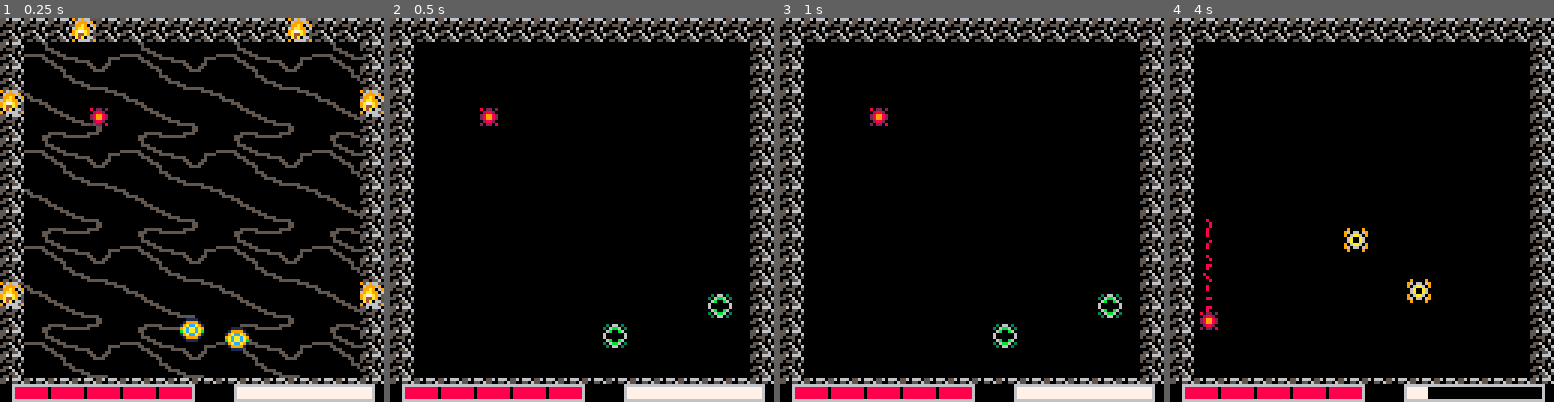
Above: before the commit, frames 1-4 (left to right).
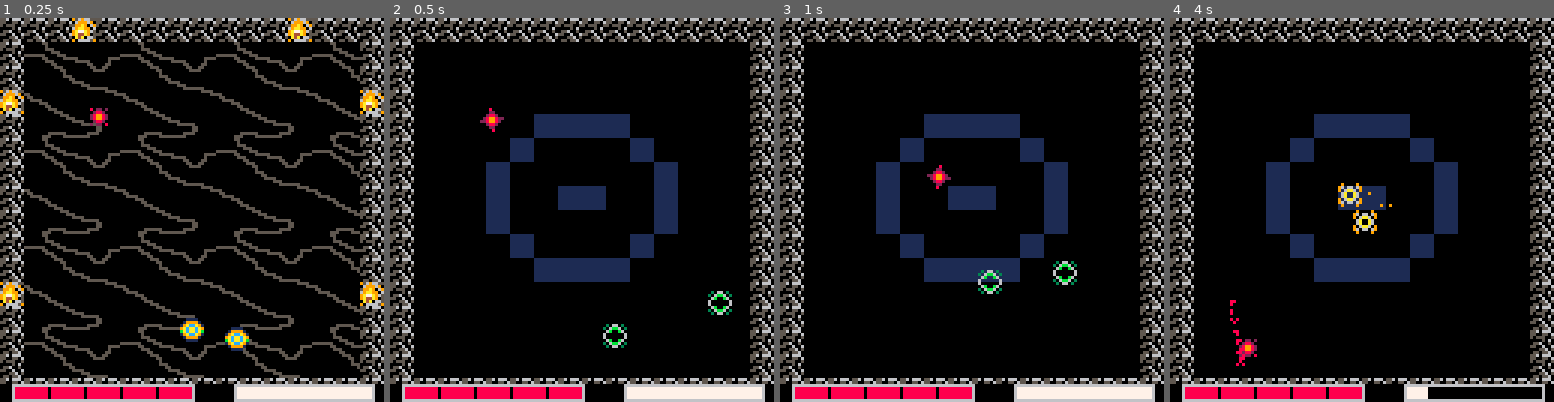
Above: after the commit, the same moments.

Repository: Nakeeb0/NAHL
Game: PICO-8 cartridge nahl.p8
The game is run twice, just before and just after one commit, with the same random seed, the same clock (stepped at 60 frames per second) and the same inputs.
Inputs:
- Up to frame 1 (0.25 s): no input
- Up to frame 2 (0.5 s): tap X (X key) at 0.33 s
- Up to frame 3 (1 s): tap O (Z key) at 0.7 s
- Up to frame 4 (4 s): tap X (X key) at 1.07, 1.85, 2.97 s; hold Right 1.6-2.1 s; tap O (Z key) every 0.4 s from 1.7 to 3.7 s; hold Up 2.15-2.42 s; hold Right 2.47-3.03 s; hold Left 3.08-3.58 s; hold Down 3.63-3.97 s

Frame 1 is identical in both runs. In frame 2, 8.3% of the frame differs, in the area x 23-90%, y 23-79%; in frame 3, 8.8%; in frame 4, 9.1%, in the area x 7-75%, y 25-91%.

Commit message:
moved actor table initialization to init() and added black hole effect

Diff:
--- a/actor.lua
+++ b/actor.lua
@@ -1,4 +1,3 @@
-actor = {}
 next_actor_id = 1
 function rng(l, r)
 	return rnd(r - l + 1) + l
@@ -188,7 +187,6 @@
 	resolve_damage(a, b, mag_a, mag_b)
 end
 function move_actor(a)
-	--a.vel += (vec2d.new(80-a.pos.x, 80-a.pos.y):normalize()*0.05) -- experimenting with a "black hole" at the center
 	if a.vel:magnitude() > a.max_velocity then
 		a.vel = a.vel:normalize() * a.max_velocity
 	end
--- a/arenas.lua
+++ b/arenas.lua
@@ -1,8 +1,11 @@
 function blackhole_update()
-	if #enemies < 2 then
-		local a = dasher_ai.new(roll_xy())
-		a:dash_in(100)
-	end
+    for act in all(actor) do
+        act.vel += (vec2d.new(64+arenax-act.pos.x, 64+arenay-act.pos.y):normalize()*0.05) -- black hole effect
+    end
+    if #enemies < 2 then
+        local a = dasher_ai.new(roll_xy())
+        a:dash_in(100)
+    end
 end
 
 function default_update()
@@ -31,8 +34,8 @@
         update = default_update,
     },
     ["blackhole"] = {
-        x = 44,
-        y = 48,
+        x = 16,
+        y = 0,
         update = blackhole_update,
     },
 }
@@ -45,8 +48,8 @@
     player.pos.y = 32 + arenay
     for ai in all(enemies) do
         del(actor, ai)
-		del(enemies, ai)
     end
+    enemies = {}
 
 end
 
--- a/nahl.lua
+++ b/nahl.lua
@@ -23,6 +23,7 @@
 	asdf = 5
 
 	enemies = {}
+	actor = {}
 	player = make_actor(17, 32+arenax, 32+arenay)
 	player.w = 3
 	player.h = 3
--- a/nahl.p8
+++ b/nahl.p8
@@ -1,7 +1,7 @@
 pico-8 cartridge // http://www.pico-8.com
 version 41
 __lua__
-#include arenas.lua
+#include nahl.lua
 #include vec2d.lua
 #include collision.lua
 #include draw.lua
@@ -10,89 +10,9 @@
 #include stages.lua
 #include player.lua
 #include scheduler.lua
-#include nahl.lua
+#include arenas.lua
 #include particles.lua
 #include powerups.lua
-…(80 lines of a section not shown)…
 
 
 
@@ -277,27 +197,27 @@
 0080800000000080000000000000000000000000000000000000000000000000000000000000000000000000000000000000000000000000000000000000000000000000000000000000000000000000000000000000000000000000000000000000000000000000000000000000000000000000000000000000000000000000
 0000000000000000000000000000000000000000000000000000000000000000000000000000000000000000000000000000000000000000000000000000000000000000000000000000000000000000000000000000000000000000000000000000000000000000000000000000000000000000000000000000000000000000
 __map__
-0101010201010101010101010201010100000000000000000000000000000000000000000000000000000000010000000000000000000000000000000000000000000000000000000000000000000000000000000000000000000000000000000000000000000000000000000000000000000000000000000000000000000000
-010b0c0d0e0b0c0d0e0b0c0d0e0b0c0100000000000000000000000000000000000000000000000000000000000000000000000000000000000000000000000000000000000000000000000000000000000000000000000000000000000000000000000000000000000000000000000000000000000000000000000000000000
-011b1c1d1e1b1c1d1e1b1c1d1e1b1c0100000000000000000000000000000000000000000000000000000000000000000000000000000000000000000000000000000000000000000000000000000000000000000000000000000000000000000000000000000000000000000000000000000000000000000000000000000000
-022b2c2d2e2b2c2d2e2b2c2d2e2b2c0200000000000000000000000000000000000000000000000000000000000000000000000000000000000000000000000000000000000000000000000000000000000000000000000000000000000000000000000000000000000000000000000000000000000000000000000000000000
-013b3c3d3e3b3c3d3e3b3c3d3e3b3c0100000000000000000000000000000000000000000000000000000000000000000000000000000000000000000000000000000000000000000000000000000000000000000000000000000000000000000000000000000000000000000000000000000000000000000000000000000000
-010b0c0d0e0b0c0d0e0b0c0d0e0b0c0100000000000000000000000000000000000000000000000000000000000000000000000000000000000000000000000000000000000000000000000000000000000000000000000000000000000000000000000000000000000000000000000000000000000000000000000000000000
-011b1c1d1e1b1c1d1e1b1c1d1e1b1c0100000000000000000000000000000000000000000000000000000000000000000000000000000000000000000000000000000000000000000000000000000000000000000000000000000000000000000000000000000000000000000000000000000000000000000000000000000000
-012b2c2d2e2b2c2d2e2b2c2d2e2b2c0100000000000000000000000000000000000000000000000000000000000000000000000000000000000000000000000000000000000000000000000000000000000000000000000000000000000000000000000000000000000000000000000000000000000000000000000000000000
-013b3c3d3e3b3c3d3e3b3c3d3e3b3c0100000000000000000000000000000000000000000000000000000000000000000000000000000000000000000000000000000000000000000000000000000000000000000000000000000000000000000000000000000000000000000000000000000000000000000000000000000000
-010b0c0d0e0b0c0d0e0b0c0d0e0b0c0100000000000000000000000000000000000000000000000000000000000000000000000000000000000000000000000000000000000000000000000000000000000000000000000000000000000000000000000000000000000000000000000000000000000000000000000000000000
-011b1c1d1e1b1c1d1e1b1c1d1e1b1c0100000000000000000000000000000000000000000000000000000000000000000000000000000000000000000000000000000000000000000000000000000000000000000000000000000000000000000000000000000000000000000000000000000000000000000000000000000000
-022b2c2d2e2b2c2d2e2b2c2d2e2b2c0200000000000000000000000000000000000000000000000000000000000000000000000000000000000000000000000000000000000000000000000000000000000000000000000000000000000000000000000000000000000000000000000000000000000000000000000000000000
-013b3c3d3e3b3c3d3e3b3c3d3e3b3c0100000000000000000000000000000000000000000000000000000000000000000000000000000000000000000000000000000000000000000000000000000000000000000000000000000000000000000000000000000000000000000000000000000000000000000000000000000000
-010b0c0d0e0b0c0d0e0b0c0d0e0b0c0100000000000000000000000000000000000000000000000000000000000000000000000000000000000000000000000000000000000000000000000000000000000000000000000000000000000000000000000000000000000000000000000000000000000000000000000000000000
-011b1c1d1e1b1c1d1e1b1c1d1e1b1c0100000000000000000000000000000000000000000000000000000000000000000000000000000000000000000000000000000000000000000000000000000000000000000000000000000000000000000000000000000000000000000000000000000000000000000000000000000000
-0707070707070707070707070707070700000000000000000000000000000000000000000000000000000000000000000000000000000000000000000000000000000000000000000000000000000000000000000000000000000000000000000000000000000000000000000000000000000000000000000000000000000000
-…(8 lines of a section not shown)…
+0101010201010101010101010201010101010101010101010101010101010101000000000000000000000000000000000000000000000000000000000000000000000000000000000000000000000000000000000000000000000000000000000000000000000000000000000000000000000000000000000000000000000000
+010b0c0d0e0b0c0d0e0b0c0d0e0b0c0101000000000000000000000000000001000000000000000000000000000000000000000000000000000000000000000000000000000000000000000000000000000000000000000000000000000000000000000000000000000000000000000000000000000000000000000000000000
+011b1c1d1e1b1c1d1e1b1c1d1e1b1c0101000000000000000000000000000001000000000000000000000000000000000000000000000000000000000000000000000000000000000000000000000000000000000000000000000000000000000000000000000000000000000000000000000000000000000000000000000000
+022b2c2d2e2b2c2d2e2b2c2d2e2b2c0201000000000000000000000000000001000000000000000000000000000000000000000000000000000000000000000000000000000000000000000000000000000000000000000000000000000000000000000000000000000000000000000000000000000000000000000000000000
+013b3c3d3e3b3c3d3e3b3c3d3e3b3c0101000000000009090909000000000001000000000000000000000000000000000000000000000000000000000000000000000000000000000000000000000000000000000000000000000000000000000000000000000000000000000000000000000000000000000000000000000000
+010b0c0d0e0b0c0d0e0b0c0d0e0b0c0101000000000900000000090000000001000000000000000000000000000000000000000000000000000000000000000000000000000000000000000000000000000000000000000000000000000000000000000000000000000000000000000000000000000000000000000000000000
+011b1c1d1e1b1c1d1e1b1c1d1e1b1c0101000000090000000000000900000001000000000000000000000000000000000000000000000000000000000000000000000000000000000000000000000000000000000000000000000000000000000000000000000000000000000000000000000000000000000000000000000000
+012b2c2d2e2b2c2d2e2b2c2d2e2b2c0101000000090000090900000900000001000000000000000000000000000000000000000000000000000000000000000000000000000000000000000000000000000000000000000000000000000000000000000000000000000000000000000000000000000000000000000000000000
+013b3c3d3e3b3c3d3e3b3c3d3e3b3c0101000000090000000000000900000001000000000000000000000000000000000000000000000000000000000000000000000000000000000000000000000000000000000000000000000000000000000000000000000000000000000000000000000000000000000000000000000000
+010b0c0d0e0b0c0d0e0b0c0d0e0b0c0101000000000900000000090000000001000000000000000000000000000000000000000000000000000000000000000000000000000000000000000000000000000000000000000000000000000000000000000000000000000000000000000000000000000000000000000000000000
+011b1c1d1e1b1c1d1e1b1c1d1e1b1c0101000000000009090909000000000001000000000000000000000000000000000000000000000000000000000000000000000000000000000000000000000000000000000000000000000000000000000000000000000000000000000000000000000000000000000000000000000000
+022b2c2d2e2b2c2d2e2b2c2d2e2b2c0201000000000000000000000000000001000000000000000000000000000000000000000000000000000000000000000000000000000000000000000000000000000000000000000000000000000000000000000000000000000000000000000000000000000000000000000000000000
+013b3c3d3e3b3c3d3e3b3c3d3e3b3c0101000000000000000000000000000001000000000000000000000000000000000000000000000000000000000000000000000000000000000000000000000000000000000000000000000000000000000000000000000000000000000000000000000000000000000000000000000000
+010b0c0d0e0b0c0d0e0b0c0d0e0b0c0101000000000000000000000000000001000000000000000000000000000000000000000000000000000000000000000000000000000000000000000000000000000000000000000000000000000000000000000000000000000000000000000000000000000000000000000000000000
+011b1c1d1e1b1c1d1e1b1c1d1e1b1c0101000000000000000000000000000001000000000000000000000000000000000000000000000000000000000000000000000000000000000000000000000000000000000000000000000000000000000000000000000000000000000000000000000000000000000000000000000000
+0707070707070707070707070707070707070707070707070707070707070707000000000000000000000000000000000000000000000000000000000000000000000000000000000000000000000000000000000000000000000000000000000000000000000000000000000000000000000000000000000000000000000000
+…(8 lines of a section not shown)…
--- a/stages.lua
+++ b/stages.lua
@@ -17,7 +17,7 @@
 
 function normal_draw()
 	cls()
-	-- print(arenas[curr_arena].update, 50+arenax, 50+arenay, 7)
+	--print(#actor, 50+arenax, 50+arenay, 7)
 	draw_health_bar(arenax+4, arenay+123, arenax+ 64, arenay+126, 8)
 	draw_dash_cooldown(arenax+78, arenay + 123, arenax + 124, arenay + 126, 7)
 	draw_death_fx()
@@ -95,6 +95,7 @@
 	check_all_actor_collision()
 	for act in all(actor) do
 		move_actor(act)
+		-- act.vel += (vec2d.new(64+arenax-act.pos.x, 64+arenay-act.pos.y):normalize()*0.05) -- black hole effect
 	end
 	arenas[curr_arena].update()
 end
Not shown, changed: 168 lines of the sprite sheet (__gfx__) section of nahl.p8
